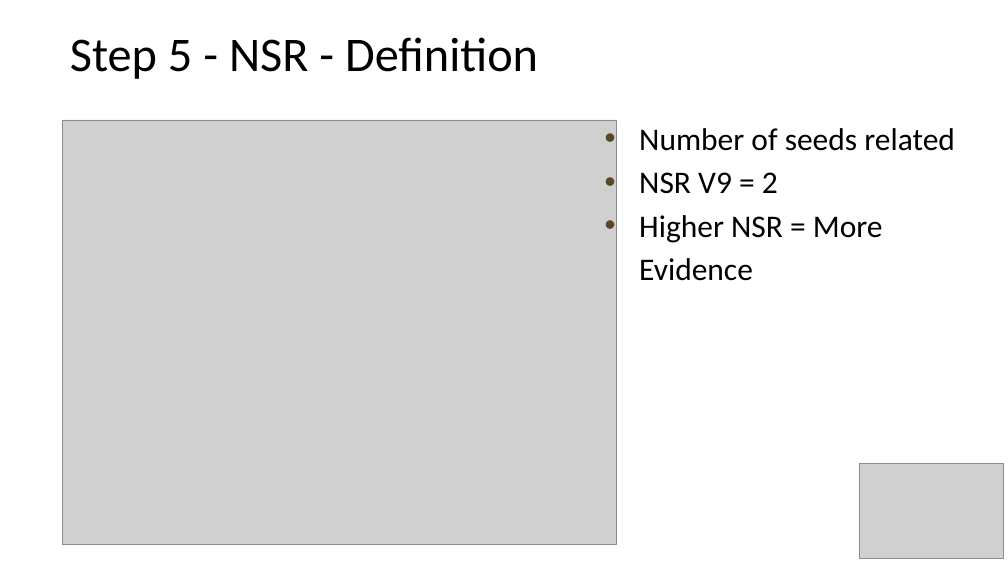
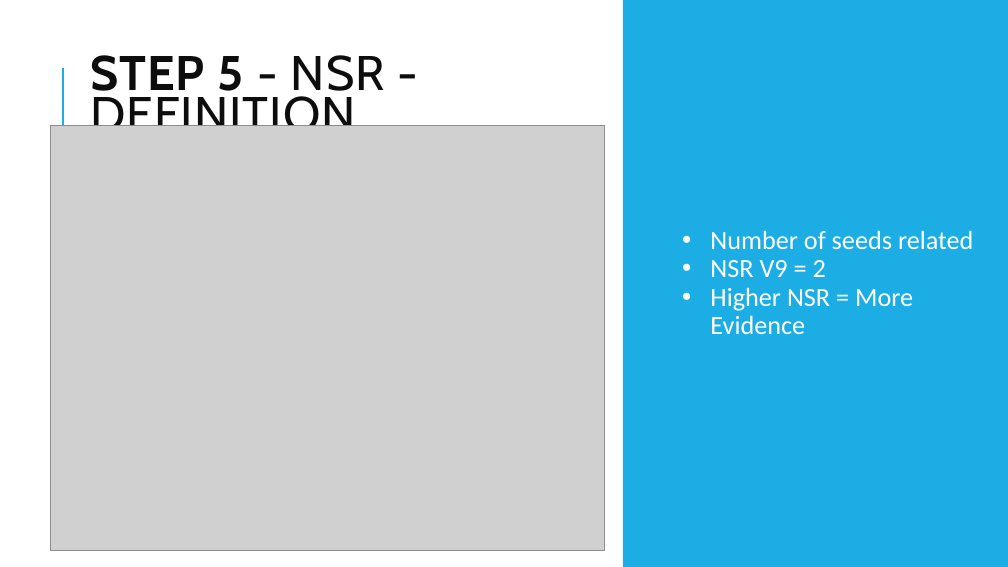
Before and after one commit to 96ian/py, a slide deck: slide 15 of gp/anime_recom.pptx. Drawn at 1008x567 pixels with LibreOffice and Linux fonts; fonts in the diff are those of the drawing; grey boxes stand for pictures. Boxes give left, top, right and bottom in pixels: in the first picture for what was removed or moved away, otherwise in the second. Text is boxed around its words. In the diff, an @@ line names an element or a change of style, - is before the commit and + after.

```diff
--- a/gp/anime_recom.pptx
+++ b/gp/anime_recom.pptx
@@ rectangle added at bbox=[623, 0, 1008, 567], fill #1CADE4 @@
@@ text at bbox=[90, 55, 385, 126]: text changed; size 46 to 46.2 pt; font Calibri to Cabin; text colour #000000 to #0D0D0D @@
-Step 5 - NSR - Definition
+STEP 5 - NSR - DEFINITION
@@ text "Number of seeds related": place and size @@
-text "Number of seeds related" at bbox=[639, 128, 955, 281]
+text "Number of seeds related" at bbox=[710, 230, 973, 334]
@@ text "Number of seeds related" at bbox=[710, 230, 973, 334]: size 30 to 25 pt, text colour #000000 to #FFFFFF; indent changed; line spacing 1.15 to 0.9; vertical alignment top to middle @@
@@ line added from (63, 144) to (63, 68), #1CADE4 1.5 pt @@
@@ picture: place and size @@
-picture at bbox=[62, 120, 616, 545]
+picture at bbox=[51, 126, 605, 551]
@@ picture removed at bbox=[860, 464, 1003, 559] @@
```
Also in this commit, not shown: 16 other slides changed, 7 slides added.
